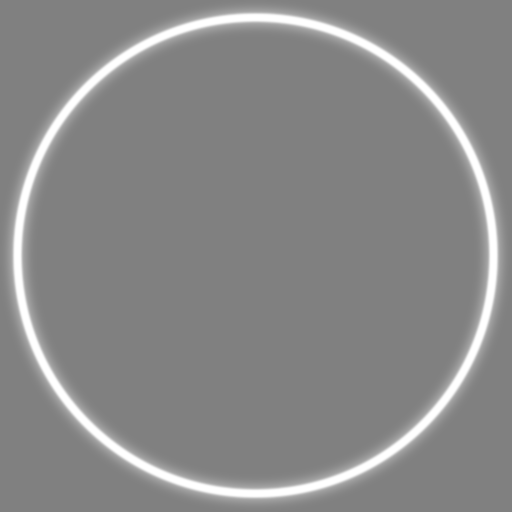
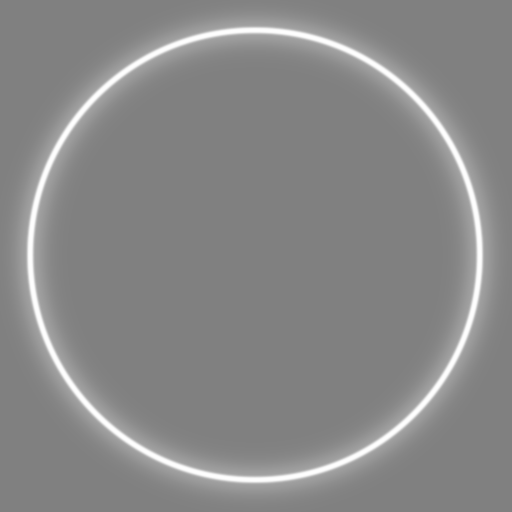
Comparing the layer stacks of the two 512px x 512px images. Changes:
added group "Ring" with 2 layers above "Glow" over box(25, 25, 485, 485)
moved "Ellipse 1 copy 2" into group "Ring", painted on it over box(11, 11, 500, 500)
moved "Ellipse 1" into group "Ring", painted on it over box(11, 11, 500, 500)
added group "Glow" (1st of 2) with 2 layers above "Background" over box(3, 3, 508, 508)
added layer "Glow copy" in group "Glow" over box(3, 3, 508, 508)
renamed "Ellipse 1 copy" to "Glow", moved it into group "Glow", painted on it over box(3, 3, 508, 508)
